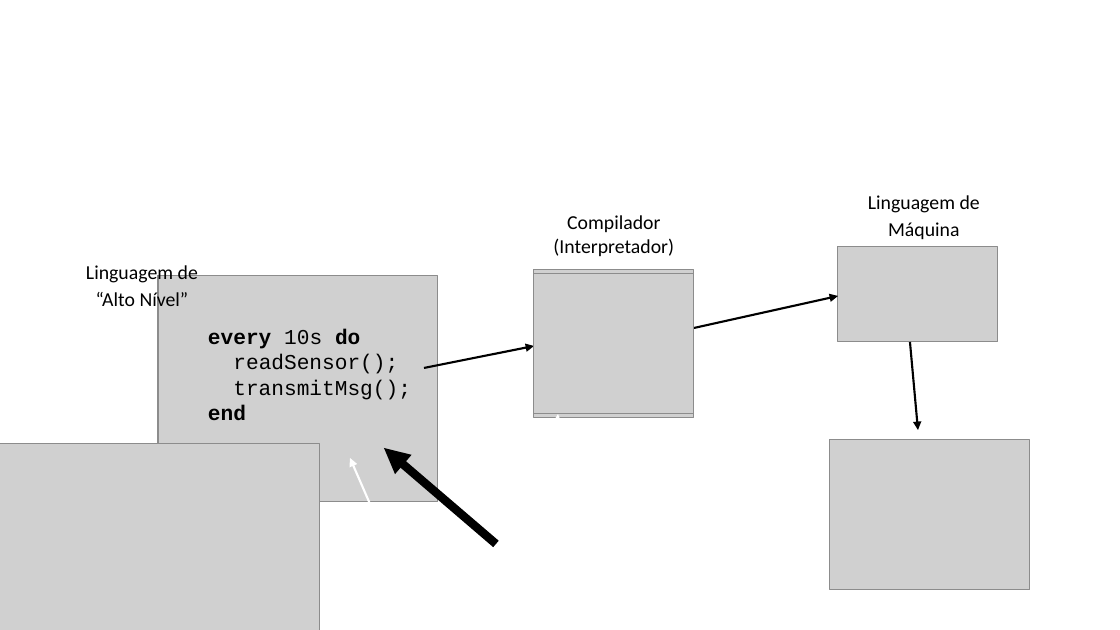
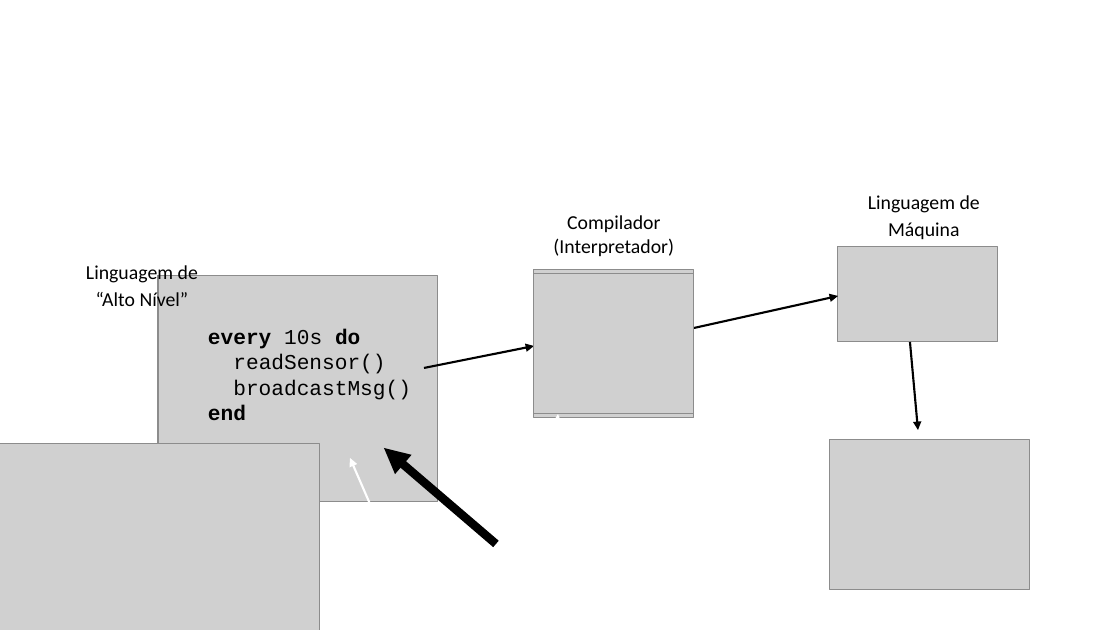
Before and after one commit to fsantanna-uerj/serrapilheira, a slide deck: slide 4 of Submissao/Olabi/olabi.odp. Drawn at 1120x630 pixels with LibreOffice and Linux fonts; fonts in the diff are those of the drawing; grey boxes stand for pictures; background and template pictures are left out. Boxes give left, top, right and bottom in pixels: in the first picture for what was removed or moved away, otherwise in the second. Text is boxed around its words. In the diff, an @@ line names an element or a change of style, - is before the commit and + after.

```diff
--- a/Submissao/Olabi/olabi.odp
+++ b/Submissao/Olabi/olabi.odp
@@ text at box(233, 354, 411, 400): text changed @@
-readSensor();
-transmitMsg();
+readSensor()
+broadcastMsg()
```
Also in this commit, not shown: 3 other slides changed, 1 other file.
